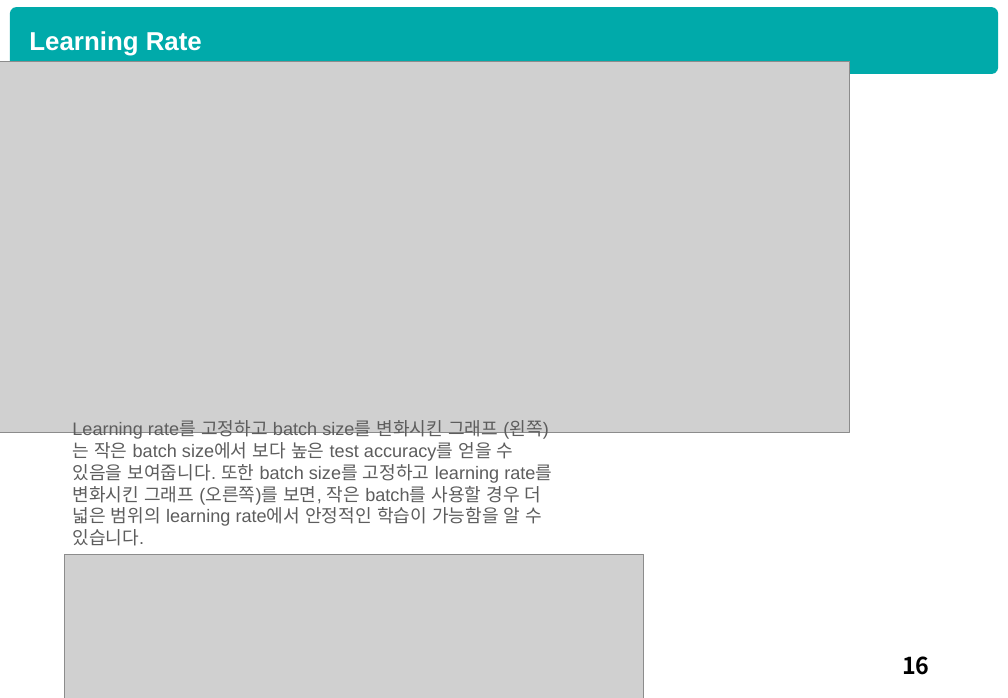
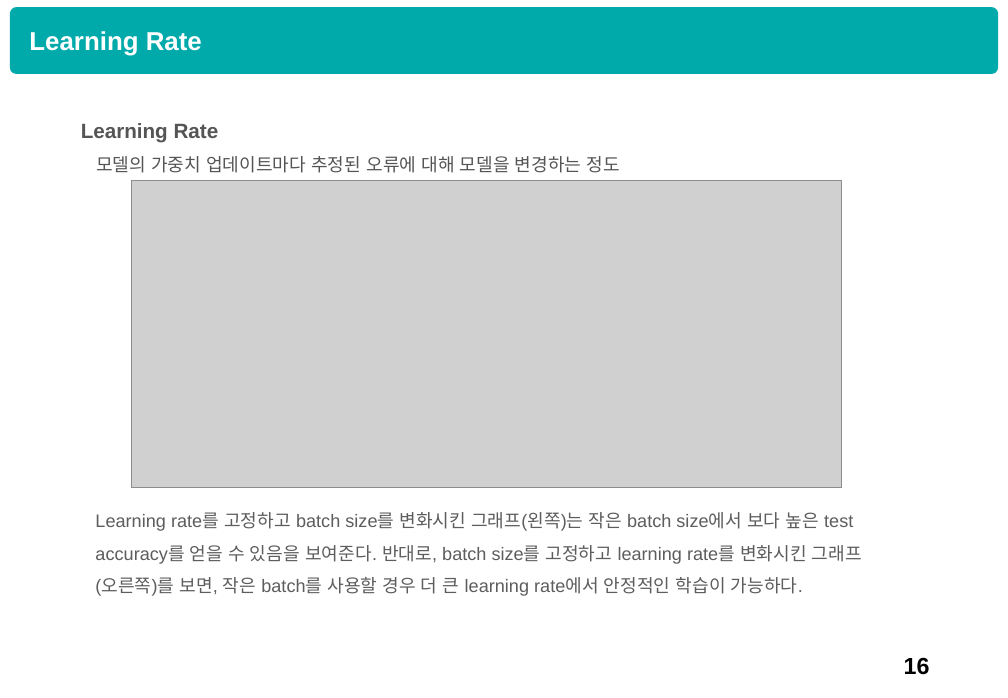
Before and after one commit to HyunQQ/analysis, a slide deck: slide 17 of dnn/dnn_hyunq.pptx. Drawn at 1008x698 pixels with LibreOffice and Linux fonts; fonts in the diff are those of the drawing; grey boxes stand for pictures. Boxes give left, top, right and bottom in pixels: in the first picture for what was removed or moved away, otherwise in the second. Text is boxed around its words. In the diff, an @@ line names an element or a change of style, - is before the commit and + after.

Commit message:
change dnn ppt file

```diff
--- a/dnn/dnn_hyunq.pptx
+++ b/dnn/dnn_hyunq.pptx
@@ text added at [81,123,620,173], 14 pt, text #555555 @@
+Learning Rate
+모델의 가중치 업데이트마다 추정된 오류에 대해 모델을 변경하는 정도
@@ picture: place and size @@
-picture at [0,61,850,433]
+picture at [131,181,841,488]
@@ text at [95,512,862,596]: text changed @@
-Learning rate를 고정하고 batch size를 변화시킨 그래프 (왼쪽)는 작은 batch size에서 보다 높은 test accuracy를 얻을 수 있음을 보여줍니다. 또한 batch size를 고정하고 learning rate를 변화시킨 그래프 (오른쪽)를 보면, 작은 batch를 사용할 경우 더 넓은 범위의 learning rate에서 안정적인 학습이 가능함을 알 수 있습니다.
+Learning rate를 고정하고 batch size를 변화시킨 그래프(왼쪽)는 작은 batch size에서 보다 높은 test accuracy를 얻을 수 있음을 보여준다. 반대로, batch size를 고정하고 learning rate를 변화시킨 그래프(오른쪽)를 보면, 작은 batch를 사용할 경우 더 큰 learning rate에서 안정적인 학습이 가능하다.
@@ picture removed at [64,554,644,698] @@
@@ page number at [904,657,930,675]: font Noto Sans CJK KR to Arial @@
```
Also in this commit, not shown: 2 other slides changed.
